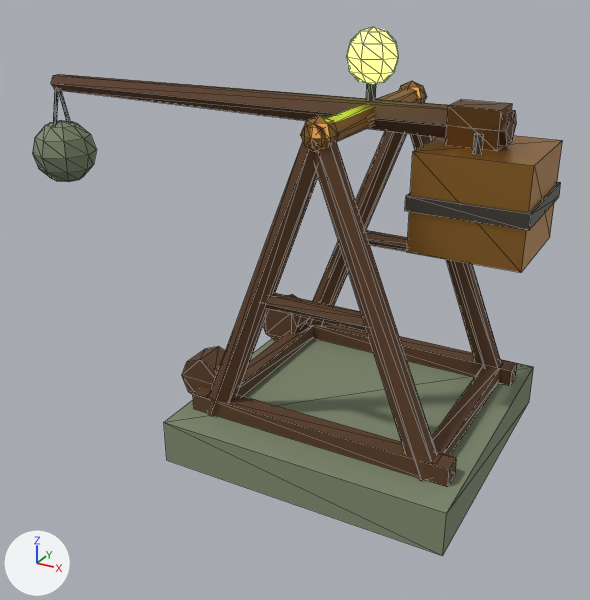
The glTF model godot/assets/models/trebuchet.glb: old version first, new version second.
Before and after are seen from a 50 mm lens placed at (2.69, -6.16, 4.28), pointed at (-0.66, -0.07, 1.24). Every picture has the same lights, and +X, +Y and +Z are marked at lower left. The picture after the commit comes second. Mesh edges are drawn as thin lines. Vertices at exactly the same position are counted once.

The scene before the commit, as lines of its bpy script (objects in view):
```python
me_trebuchet = bpy.data.meshes.new('trebuchet')
me_trebuchet.from_pydata(...)  # 372 vertices, 640 faces; spans x -3.72..1.48, y -1.3..1.3, z 0.0..3.67
# faces by material slot: [92, 280, 112, 48, 80, 12, 16]
me_trebuchet.materials.append(mat_stone)  # greyish green #808a70
me_trebuchet.materials.append(mat_oak)  # brown #5b3c22
me_trebuchet.materials.append(mat_bronze)  # orange #b8843f
me_trebuchet.materials.append(mat_iron)  # dark grey #5a554e
me_trebuchet.materials.append(mat_glow)  # green #a8ff5a, glowing green #a8ff5a
me_trebuchet.materials.append(mat_bronze_dark)  # brown #7a5428
me_trebuchet.materials.append(mat_dark)  # black #2e2c2a
ob_trebuchet = bpy.data.objects.new('trebuchet', me_trebuchet)
ob_trebuchet.location = (0.0, 0.0, 0.0)
```
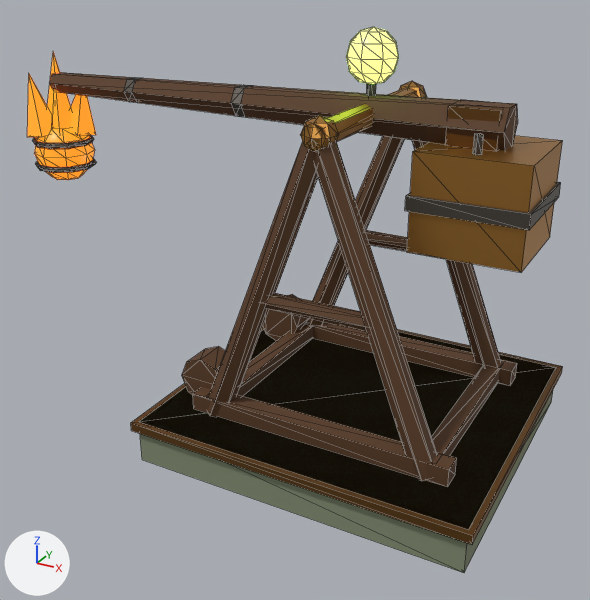
Where the change shows, as pixel boxes (x1, y1, x2, y2) in the pictures (590 x 600 px):
'trebuchet', reshaped
    before: (32, 27, 563, 556)
    after: (27, 27, 563, 573)
part 1 of me_trebuchet, added
    after: (140, 329, 553, 573)
part 2 of me_trebuchet, added (brown)
    after: (131, 327, 563, 545)
part 3 of me_trebuchet, added (brown)
    after: (50, 72, 518, 151)
part 4 of me_trebuchet, added
    after: (231, 85, 254, 117)
part 5 of me_trebuchet, added
    after: (124, 77, 142, 103)
part 6 of me_trebuchet, added (orange)
    after: (34, 128, 94, 180)
part 7 of me_trebuchet, added (orange)
    after: (47, 52, 71, 133)
part 8 of me_trebuchet, rebuilt (not visible afterwards)
    before: (58, 90, 70, 121)
part 9 of me_trebuchet, added
    after: (35, 158, 96, 173)
part 10 of me_trebuchet, added
    after: (32, 135, 94, 149)
part 11 of me_trebuchet, deleted
    before: (164, 336, 534, 556)
part 12 of me_trebuchet, deleted (mostly hidden)
    before: (53, 90, 58, 125)
part 13 of me_trebuchet, built on
    before: (32, 74, 516, 182)
    after: (27, 74, 483, 137)

The change, as a list of edits to the scene's bpy script:
```text
Add mat_flame:
    mat_flame = principled_material('flame')
    mat_flame.base_color = (1.0, 0.195, 0.0103)  # orange #ff7a1a
    mat_flame.roughness = 0.4
    mat_flame.emission_color = (1.0, 0.195, 0.0103)  # orange #ff7a1a
    mat_flame.emission_strength = 1.4
Change me_trebuchet:
    used by ob_trebuchet; location = (0.0, 0.0, 0.0)
    remove me_trebuchet.from_pydata(...)  # 372 vertices, 640 faces; spans x -3.72..1.48, y -1.3..1.3, z 0.0..3.67
    add me_trebuchet.from_pydata(...)  # 504 vertices, 884 faces; spans x -3.71..1.55, y -1.45..1.45, z 0.0..3.67
    me_trebuchet part 1: a new loose piece, a box spanning x -1.5..1.5, y -1.4..1.4, z 0.0..0.4, in mat_stone (greyish green #808a70)
    me_trebuchet part 2: a new loose piece, a box spanning x -1.55..1.55, y -1.45..1.45, z 0.32..0.4, in mat_bronze_dark (brown #7a5428)
    me_trebuchet part 3: a new loose piece, a 6-sided cut cone along x (radius 0.1 at the low end, 0.19 at the high end) spanning x -3.4..1.15, y -0.19..0.19, z 2.84..3.16, in mat_oak (brown #5b3c22)
    me_trebuchet part 4: a new loose piece, a 6-sided cylinder along x spanning x -1.25..-1.15, y -0.15..0.15, z 2.87..3.13, in mat_iron (dark grey #5a554e)
    me_trebuchet part 5: a new loose piece, a 6-sided cylinder along x spanning x -2.45..-2.35, y -0.12..0.12, z 2.89..3.11, in mat_iron (dark grey #5a554e)
    me_trebuchet part 6: a new loose piece, an icosphere of 80 faces spanning x -3.7..-3.1, y -0.3..0.3, z 2.0..2.6, in mat_flame (orange #ff7a1a, glowing orange #ff7a1a)
    me_trebuchet part 7: a new loose piece, a 5-sided cone pointing to +z spanning x -3.57..-3.23, y -0.15..0.18, z 2.5..3.3, in mat_flame (orange #ff7a1a, glowing orange #ff7a1a)
    me_trebuchet part 8: the loose piece of 6 vertices spanning x -3.42..-3.38, y -0.02..0.15, z 2.42..3.0 is rebuilt with 14 vertices and now spans x -3.44..-3.37, y -0.17..0.17, z 2.41..3.01
    me_trebuchet part 9: a new loose piece of 40 vertices spanning x -3.71..-3.09, y -0.29..0.29, z 2.15..2.21, in mat_iron (dark grey #5a554e)
    me_trebuchet part 10: a new loose piece of 40 vertices spanning x -3.71..-3.09, y -0.29..0.29, z 2.39..2.45, in mat_iron (dark grey #5a554e)
    me_trebuchet part 11: the loose piece of 8 vertices spanning x -1.3..1.3, y -1.3..1.3, z 0.0..0.4 is deleted
    me_trebuchet part 12: the loose piece of 6 vertices spanning x -3.42..-3.38, y -0.16..0.01, z 2.42..3.0 is deleted
    me_trebuchet part 13
    54 vertices are removed from x -3.72..1.15, y -0.32..0.32, z 1.98..3.12
    108 faces are deleted
    12 vertices are added at x -3.69..-3.09, y -0.27..0.28, z 2.47..3.1
    8 new faces join them, mat_iron (dark grey #5a554e)
    16 new faces join them, mat_flame (orange #ff7a1a, glowing orange #ff7a1a)
    add me_trebuchet.materials.append(mat_flame)  # orange #ff7a1a, glowing orange #ff7a1a
```
